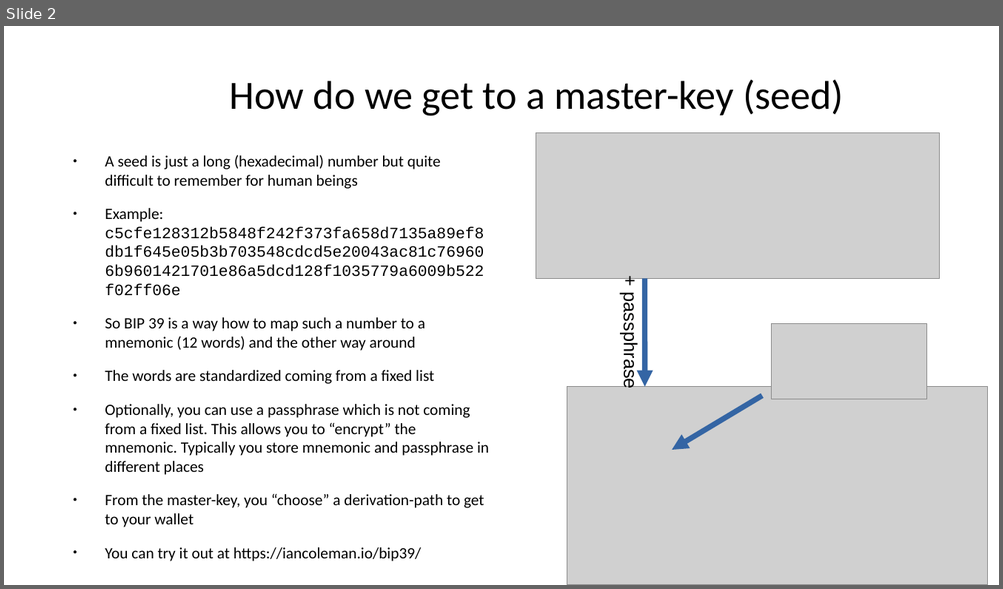
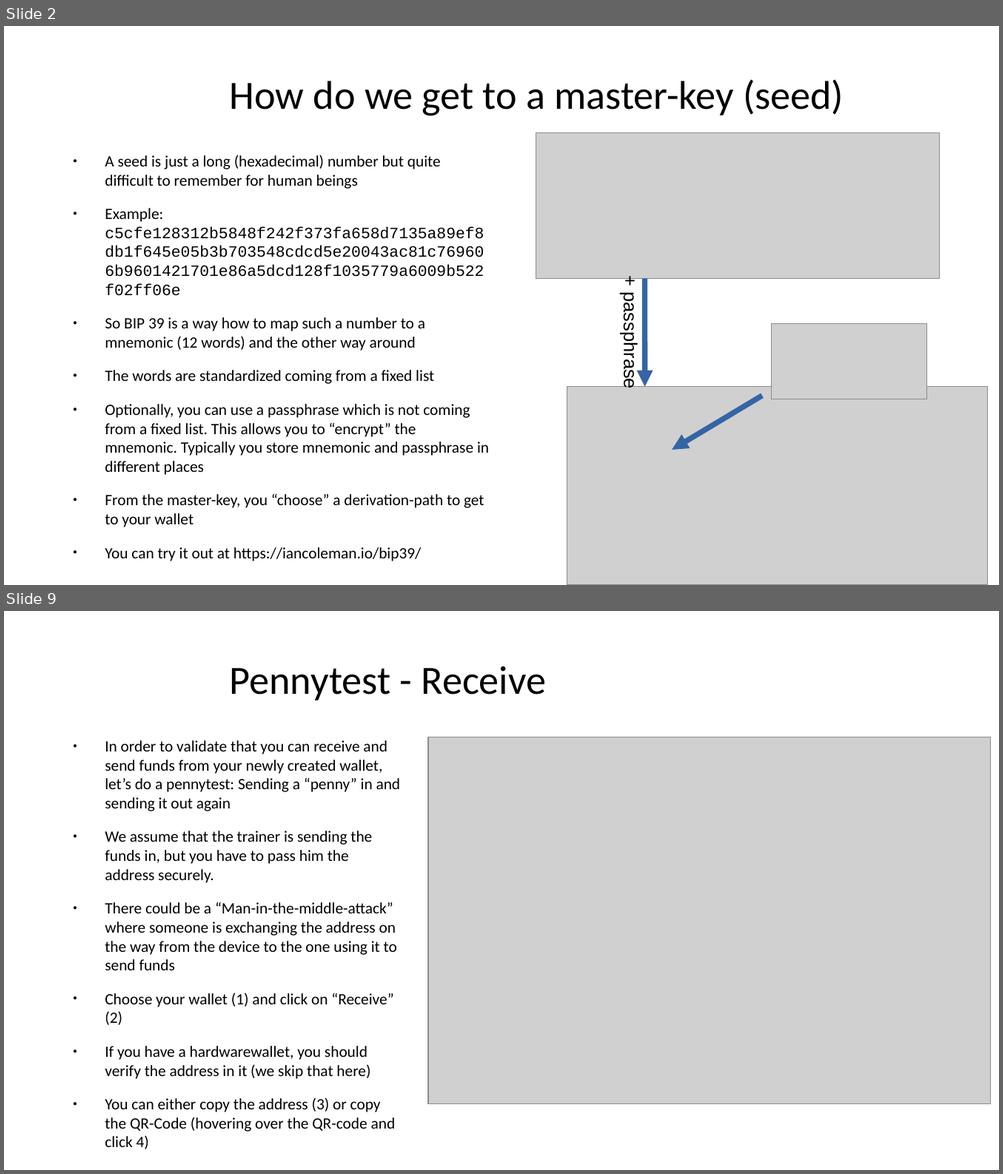
Before and after one commit to cryptoadvance/specter-education, a slide deck: content/bitcoin201/02_Seeds-and-HD-wallets.odp. Shown one above the other, each under a label of ours: slide 2 before the commit, slides 2 and 9 after it; the slides between them are not shown. The pictures are 1003x589 and 1003x1174 pixels, drawn with LibreOffice and Linux fonts; fonts in the diff are those of the drawing; grey boxes stand for pictures. Boxes give left, top, right and bottom in pixels: in the first picture for what was removed or moved away, otherwise in the second. Text is boxed around its words. In the diff, an @@ line names an element or a change of style, - is before the commit and + after.

Commit message:
updated pennytest

```diff
--- a/content/bitcoin201/02_Seeds-and-HD-wallets.odp
+++ b/content/bitcoin201/02_Seeds-and-HD-wallets.odp
@@ slide 9 added at (4, 611, 999, 1170), background #FFFFFF @@
@@ title added at (230, 666, 546, 701), 32 pt, text #000000 @@
+Pennytest - Receive
@@ text added at (105, 741, 401, 1113), 12.7 pt, text #000000 @@
+● In order to validate that you can receive and send funds from your newly created wallet, let’s do a pennytest: Sending a “penny” in and sending it out again
+● We assume that the trainer is sending the funds in, but you have to pass him the address securely.
+● There could be a “Man-in-the-middle-attack” where someone is exchanging the address on the way from the device to the one using it to send funds
+● Choose your wallet (1) and click on “Receive” (2)
+● If you have a hardwarewallet, you should verify the address in it (we skip that here)
+● You can either copy the address (3) or copy the QR-Code (hovering over the QR-code and click 4)
@@ picture added at (428, 738, 990, 1105) @@
```
Also in this commit, not shown: 3 slides changed, 8 other slides added, 2 other files.
